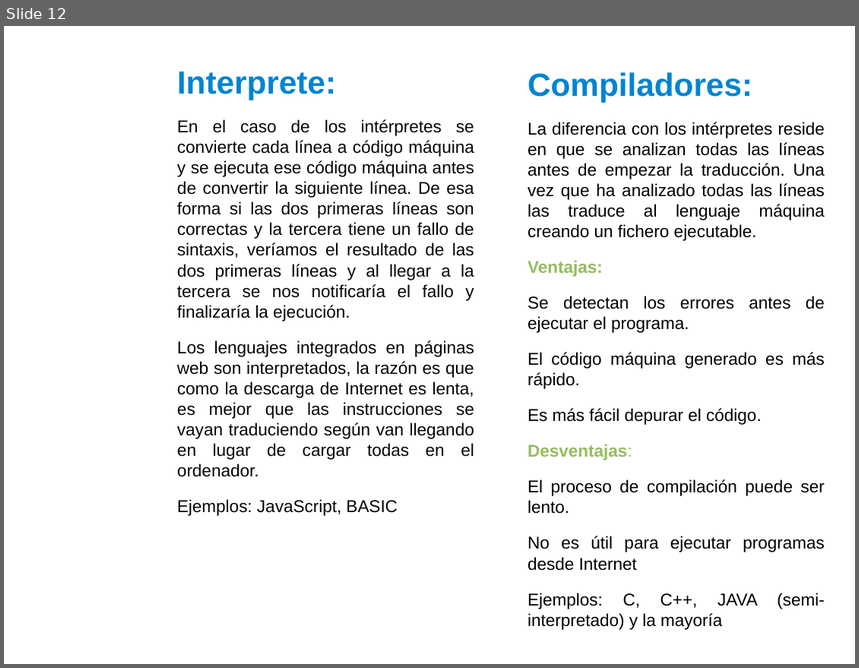
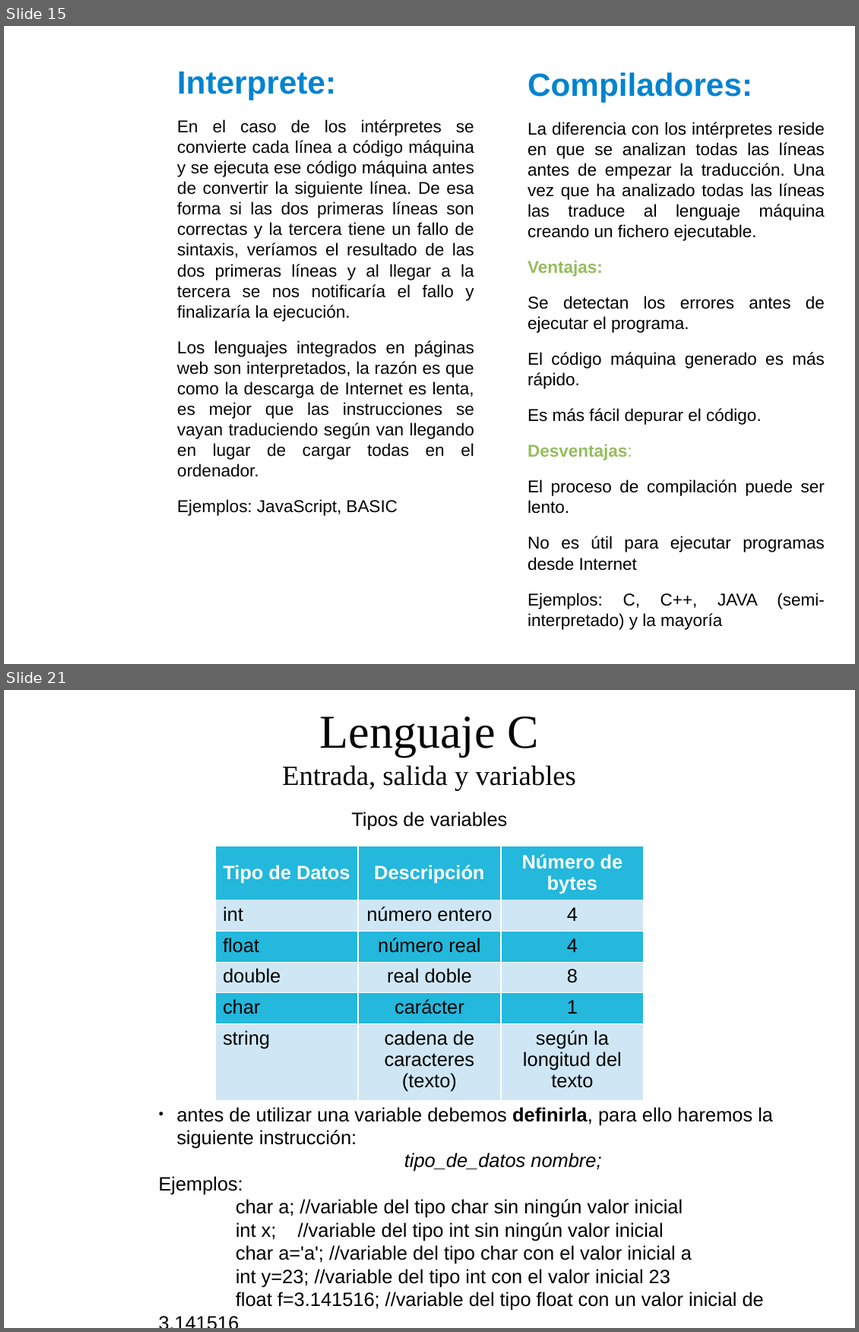
Before and after one commit to dolpo04/2bach, a slide deck: unidades/01_introduccion_a_la_programacion/presentacion/Tema1: Introduccion a la programacion.odp. Shown one above the other, each under a label of ours: slide 12 before the commit, slides 15 and 21 after it; the slides between them are not shown. The pictures are 859x668 and 859x1332 pixels, drawn with LibreOffice and Linux fonts; fonts in the diff are those of the drawing; background and template pictures are left out. Boxes give left, top, right and bottom in pixels: in the first picture for what was removed or moved away, otherwise in the second. Text is boxed around its words. In the diff, an @@ line names an element or a change of style, - is before the commit and + after.

```diff
--- a/unidades/01_introduccion_a_la_programacion/presentacion/Tema1: Introduccion a la programacion.odp
+++ b/unidades/01_introduccion_a_la_programacion/presentacion/Tema1: Introduccion a la programacion.odp
@@ slide 21 added at [4, 690, 855, 1328], background picture (left out) @@
@@ title added at [282, 717, 576, 791], 26 pt, text #050505 @@
+Lenguaje C
+Entrada, salida y variables
@@ text added at [351, 812, 508, 831], 18 pt, text #000000 @@
+Tipos de variables
@@ table added at [215, 846, 645, 1095], 6 rows, 3 columns @@
+Tipo de Datos | Descripción | Número de bytes
+int | número entero | 4
+float | número real | 4
+double | real doble | 8
+char | carácter | 1
+string | cadena de caracteres (texto) | según la longitud del texto
@@ text added at [158, 1107, 773, 1311], 18 pt, text #000000 @@
+● antes de utilizar una variable debemos definirla, para ello haremos la siguiente instrucción:
+tipo_de_datos nombre;
+Ejemplos:
+char a; //variable del tipo char sin ningún valor inicial
+int x; //variable del tipo int sin ningún valor inicial
+char a='a'; //variable del tipo char con el valor inicial a
+int y=23; //variable del tipo int con el valor inicial 23
+float f=3.141516; //variable del tipo float con un valor inicial de 3.141516
@@ what was slide 12 is now slide 15 @@
```
Also in this commit, not shown: 14 other slides added.
